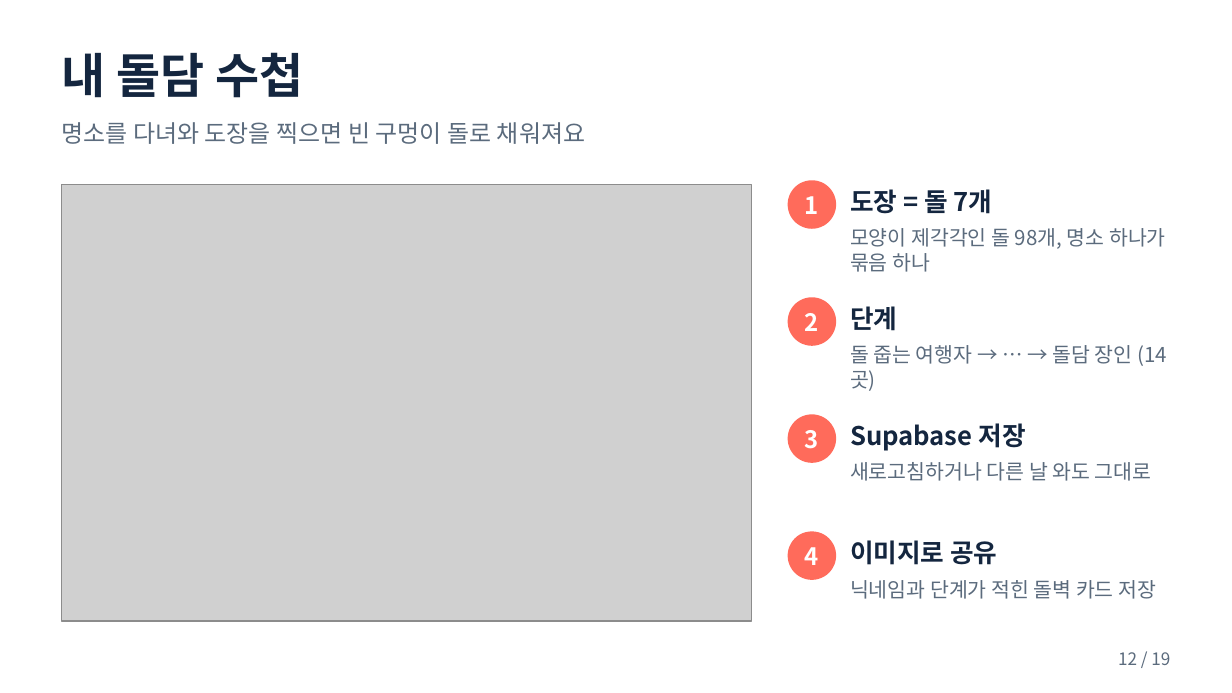
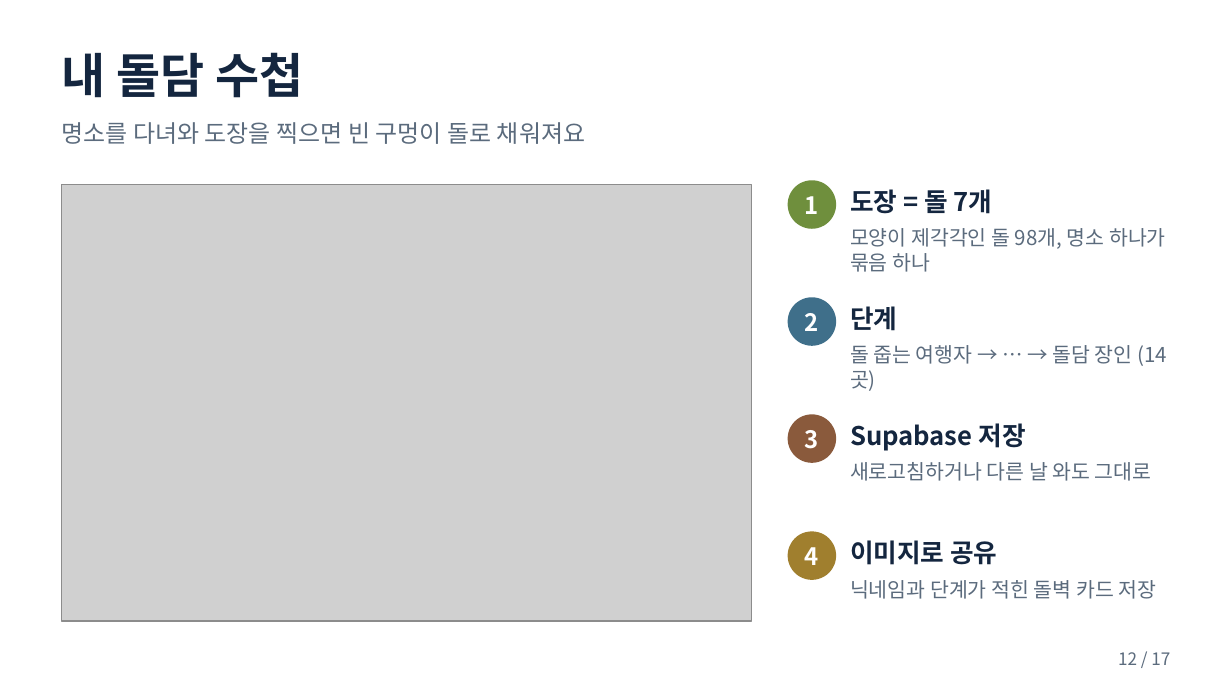
Before and after one commit to pjhjustin2430-cmd/doldam-today-jeju, a slide deck: slide 12 of docs/돌담오늘_발표자료.pptx. Drawn at 1232x693 pixels with LibreOffice and Linux fonts; fonts in the diff are those of the drawing; grey boxes stand for pictures. Boxes give left, top, right and bottom in pixels: in the first picture for what was removed or moved away, otherwise in the second. Text is boxed around its words. In the diff, an @@ line names an element or a change of style, - is before the commit and + after.

```diff
--- a/docs/돌담오늘_발표자료.pptx
+++ b/docs/돌담오늘_발표자료.pptx
@@ ellipse at bbox=[788, 181, 835, 228]: fill #FF6B5B to #6F8F3D; outline #FF6B5B 1 pt to #6F8F3D 1 pt @@
@@ ellipse at bbox=[788, 298, 835, 345]: fill #FF6B5B to #3F6F8A; outline #FF6B5B 1 pt to #3F6F8A 1 pt @@
@@ ellipse at bbox=[788, 415, 835, 462]: fill #FF6B5B to #8A5A3C; outline #FF6B5B 1 pt to #8A5A3C 1 pt @@
@@ ellipse at bbox=[788, 532, 835, 579]: fill #FF6B5B to #A07F2E; outline #FF6B5B 1 pt to #A07F2E 1 pt @@
@@ text at bbox=[1118, 652, 1170, 665]: text changed @@
-12 / 19
+12 / 17
```
Also in this commit, not shown: 15 other slides changed, 2 slides removed, 2 other files.
